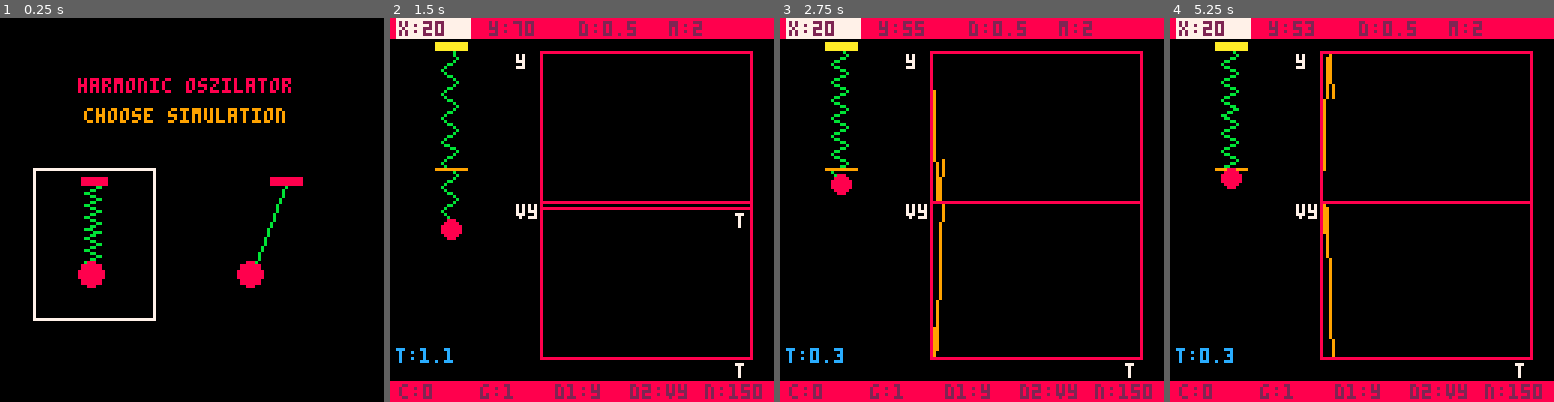
Above: before the commit, frames 1-4 (left to right).
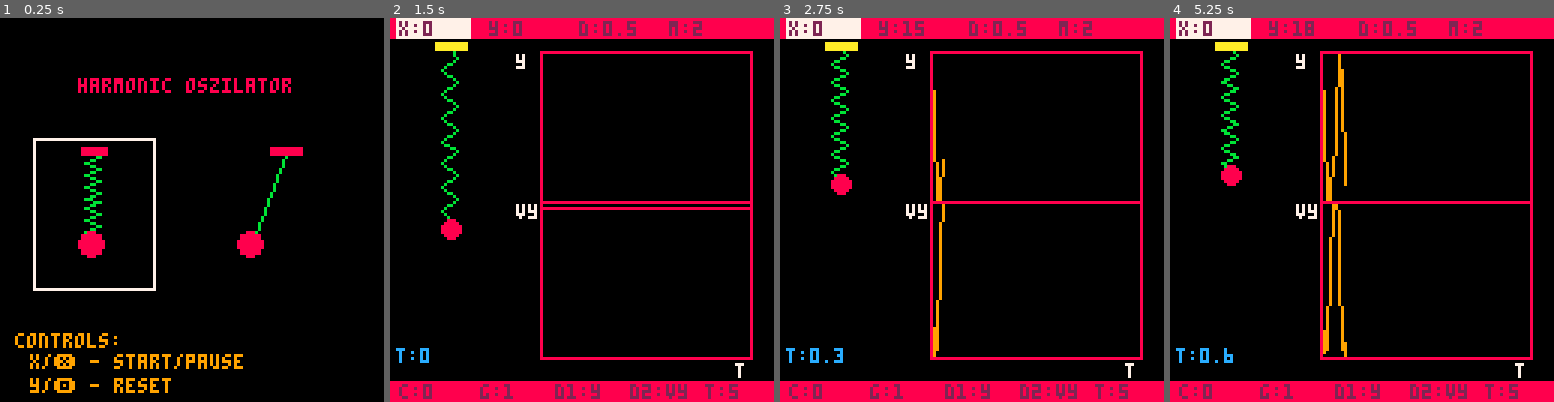
Above: after the commit, the same moments.

Repository: HeiLaut/pico8-physics-simulations
Game: PICO-8 cartridge carts/pendulum.p8
Same seed, same stepped clock (60 frames per second), same inputs: the game is played once before the commit and once after it.
Inputs:
- Up to frame 1 (0.25 s): no input
- Up to frame 2 (1.5 s): tap O (Z key) at 0.33, 0.7, 1.43 s; tap X (X key) at 1.07 s
- Up to frame 3 (2.75 s): hold Left 1.97-2.37 s; tap X (X key) at 2.07, 2.4, 2.73 s; tap O (Z key) at 2.22 s; hold Down from 2.42 s (still down)
- Up to frame 4 (5.25 s): release Down at 2.82 s; hold Right 2.87-3.53 s; tap X (X key) every 0.33 s from 3.07 to 5.07 s; tap O (Z key) at 3.1, 3.98, 4.87 s; hold Up 3.58-4.08 s; hold Right 4.13-4.53 s; hold Down 4.58-5.08 s; hold Left from 5.13 s (still down)

The runs differ from the first frame. In frame 1, 6.9% of the frame differs, in the area x 3-79%, y 23-98%; in frame 2, 0.7%; in frame 3, 0.5%; in frame 4, 2.7%.

Commit message:
added menu

Diff:
--- a/carts/pendulum.p8
+++ b/carts/pendulum.p8
@@ -16,16 +16,20 @@
 	 if(btnp(❎)) then
 	  if(play) then
 	  	play=false
-	  	m.a.x=0
-	  	m.a.y=0
-	  	m.v.x=0
-	  	m.v.y=0
 	 	else
 	 	 play = true
-	 	 t=0
-	 	 reset_data()
 	 	end
 	 end
+	 if(btnp(🅾️) and not play) then
+	  t=0
+			m.a.x=0
+	  m.a.y=0
+	  m.v.x=0
+	  m.v.y=0
+	  m.p.x=xm
+	  m.p.y=ym
+	  reset_data()
+  end
 	 dia1 = { {"x",m.p.x},
 	 								{"y",m.p.y},
 	 								{"vx",m.v.x},
@@ -36,7 +40,7 @@
  end
 
  if play or _upd==upd_menu then
- t+=1
+ 	t+=1
  	_upd()
 
  end
@@ -50,44 +54,50 @@
 
 	if _drw!=drw_menu then
 		draw_controls()
-		plot(x,y,50,62,70,50,9,"t",dia1[d1c][1],false)
+		plot(x,y,50,62,70,50,9,"",dia1[d1c][1],false)
 		plot(x2,y2,50,112,70,50,9,"t",dia1[d2c][1],false)
  	print("t:"..flr(t/30*10)/10,2,110,12)
  end
-
 end
 
 
 function init_menu()
  s=1
-	y=50
+	y=40
 
 end
 
 function drw_menu()
 	cls()
+
 	if s==1 then
 		x=11
-
-	--	line(f.p.x-5,f.p.y,f.p.x+5,f.p.y,9)
-		--circfill(m.p.x,m.p.y,3+m.m/5,8)
- 	--rectfill(f.a.x-5,f.a.y,f.a.x+5,f.a.y-2,10)
 	end
 	if s==0 then
 		x=70
 	end
 
- draw_spring(28,55,30,8,5,11)
- circfill(28+2,85,4,8)
- rectfill(27,53,35,55,8)
-
- line(95,55,83,87,11)
- circfill(83,85,4,8)
- rectfill(90,53,100,55,8)
+ draw_spring(28,y+5,30,8,5,11)
+ circfill(28+2,y+35,4,8)
+ rectfill(27,y+3,35,y+5,8)
+
+ line(95,y+5,83,y+37,11)
+ circfill(83,y+35,4,8)
+ rectfill(90,y+3,100,y+5,8)
+
+ local col = 10
+ local s = sin(t/60)+0.5
+ if s<0 then
+ 	col=0
+ end
 
 	print("harmonic oszilator",64-9.5*4,20,8)
- print("choose simulation",64-9*4,30,9)
+ print("choose simulation",64-9*4,30,col)
  rect(x,y,x+40,y+50,7)
+ print("controls:",5,105,9)
+ print("x/❎ - start/pause",10,112,9)
+ print("y/🅾️ - reset",10,120,9)
+
 end
 
 function upd_menu()
@@ -112,6 +122,7 @@
 function init_oszi()
 	reset_data()
  c=1
+ vm=0
 	m={
 	 p={x=20,y=40},
 	 v={x=0,y=0},
@@ -150,8 +161,8 @@
 	 								{"vy",m.v.y},
 	 								{"ax",m.a.x},
 	 								{"ay",m.a.y}}
-
-
+	res_val()
+ t=0
 
 end
 -->8
@@ -176,6 +187,19 @@
 	 	m.v.y=-0.7*m.v.y
   end
 		add_data()
+
+		--check if speed is to low
+		--stop animation
+		if m.v.y>vm then
+			vm=m.v.y
+		end
+		if t%30==0 then
+				if vm< 0.3 then
+						vm=0
+						play = false
+				else vm=0
+				end
+		end
 end
 
 function drw_spring()
@@ -183,10 +207,9 @@
 --		line(f.a.x,f.a.y,m.p.x,m.p.y,7)
 		draw_spring(f.a.x-2.5,f.a.y,(m.p.y+2-f.a.y),8,5,11)
 
-	 line(f.p.x-5,f.p.y,f.p.x+5,f.p.y,9)
+	 --line(f.p.x-5,f.p.y,f.p.x+5,f.p.y,9)
 		circfill(m.p.x,m.p.y,3+m.m/5,8)
  	rectfill(f.a.x-5,f.a.y,f.a.x+5,f.a.y-2,10)
-
 end
 -->8
 --pendulum
@@ -204,7 +227,7 @@
 	d1c=1
 	d2c=3
 	play=false
-
+	res_val()
 end
 
 function upd_pendulum()
@@ -226,32 +249,26 @@
 		m.p.y=f.a.y+sqrt(f.l^2-(m.p.x-f.a.x)^2)
  	add_data()
 
+ 	--check if speed is to low
+		--stop animation
+		if m.v.x>vm then
+			vm=m.v.x
+		end
+		if t%60==0 then
+				if vm< 0.1 then
+						vm=0
+						play = false
+				else vm=0
+				end
+		end
 
 end
 
 function drw_pendulum()
 	cls()
-	line(m.p.x,m.p.y,f.a.x,f.a.y,7)
+	line(m.p.x,m.p.y,f.a.x,f.a.y,11)
 	circfill(m.p.x,m.p.y,3+m.m/5,8)
-	rectfill(f.a.x-5,f.a.y,f.a.x+5,f.a.y-2,5)
-
--- local amp=200
---	line(m.p.x+frc.x*amp,	m.p.y+frc.y*amp,
-		--				m.p.x,
-				--		m.p.y,9)
---	line(m.p.x+g.x*amp,
-		--				m.p.y+g.y*amp,
-				--		m.p.x,
-					--	m.p.y,9)
-	--line(m.p.x+f_rk.x*amp,
-		--				m.p.y+f_rk.y*amp,
-			--			m.p.x,
-				--		m.p.y,9)
- --line(m.p.x-f.vecl.x,
-			--			m.p.y-f.vecl.y,
-					--	m.p.x,
-						--m.p.y,9)
-  --print(f.l,20,20,8)
+	rectfill(f.a.x-5,f.a.y,f.a.x+5,f.a.y-2,10)
 end
 -->8
 -- controls
@@ -274,8 +291,8 @@
 			end
 	 end
 	end
-	print("x:"..flr(m.p.x),pos[1],1,2)
- print("y:"..flr(m.p.y),pos[2],1,2)
+	print("x:"..flr(m.p.x)-20,pos[1],1,2)
+ print("y:"..-flr(m.p.y)+70,pos[2],1,2)
  if _upd==upd_pendulum then
 		print("l:"..f.l,pos[3],1,2)
 	else
@@ -284,11 +301,11 @@
 
 	print("m:"..m.m,pos[4],1,2)
 
-	print("c:"..cw,pos[1],122,2)
+	print("c:"..(cw),pos[1],122,2)
 	print("g:"..g.y,pos2[1],122,2)
 	print("d1:"..dia1[d1c][1],pos2[2],122,2)
 	print("d2:"..dia1[d2c][1],pos2[3],122,2)
-	print("n:"..n,pos2[4],122,2)
+	print("t:"..n/30,pos2[4],122,2)
 
 end
 
@@ -314,7 +331,10 @@
 			if(c==6)g.y+=0.5
 			if(c==7)d1c+=1
 			if(c==8)d2c+=1
-			if(c==9)n+=10
+			if(c==9)n+=30
+
+			--save state for reset
+		res_val()
 
 		end
 
@@ -337,24 +357,29 @@
 			if(c==6)g.y-=0.5
 			if(c==7)d1c-=1
 			if(c==8)d2c-=1
-			if(c==9)n-=10
+			if(c==9)n-=30
+
+			--save state for reset
+			res_val()
 		end
 
 		c=mid(1,c,9)
-		m.p.x=mid(0,m.p.x,30)
+		m.p.x=mid(5,m.p.x,35)
 		m.p.y=mid(20,m.p.y,114)
 		f.l=mid(20,f.l,100)
 		f.d=mid(0.1,f.d,1)
 		m.m=mid(1,m.m,15)
-		cw=mid(0,cw,0.5)
+		cw=mid(0,cw,0.1)
 		g.y=mid(0,g.y,5)
 		d1c=mid(1,d1c,6)
 		d2c=mid(1,d2c,6)
-		n=mid(20,n,300)
+		n=mid(20,n,1200)
 	end
 	if _upd==upd_pendulum then
 		m.p.y=f.a.y+sqrt(f.l^2-(m.p.x-f.a.x)^2)
  end
+
+
 end
 
 
@@ -418,7 +443,11 @@
 	 obj.a=v_addv(obj.a,force)
 end
 
-
+function res_val()
+-- set reset values
+	xm=m.p.x
+	ym=m.p.y
+end
 -->8
 -- plt
 function reset_data()
Not shown, changed: the thumbnail (__label__) section of carts/pendulum.p8
Not shown, changed: html/pendulum.html
Not shown, changed: html/pendulum.js
